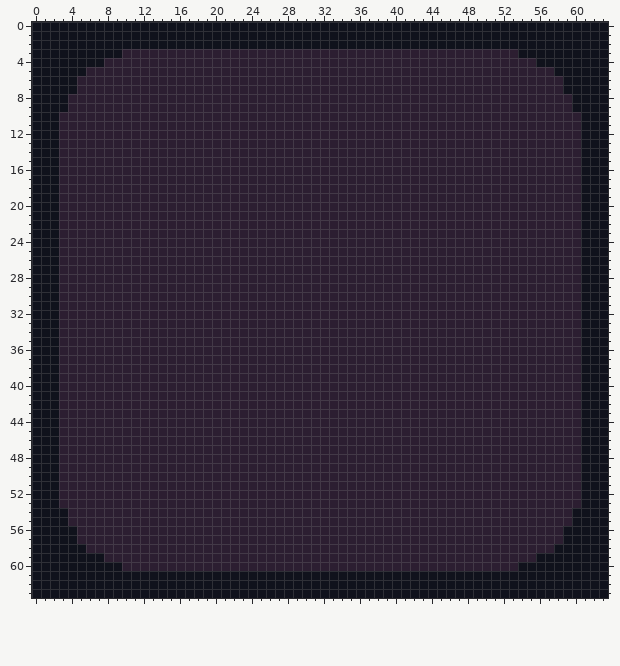
File history of a pixel-art file, AsepriteSourceFiles/VolcanoWall.aseprite. The picture above is the old version.
64x64 pixels, 1 frame.
Now the later version:
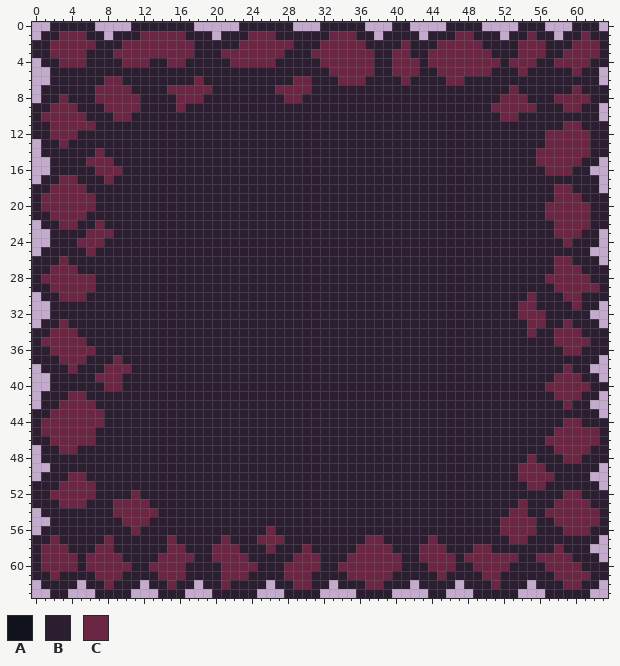
Palette (. is transparent): A #10121c  B #2c1e31  C #6b2643
What changed:
Changed rows in their new state; - is an unchanged pixel.
first column x 0:
 0 ..BBBBB....BBBBBBB.....BBBBBB...BBBBB...BB....BBBB....BBB...BBB.
 1 .BBCCCBB.BBBCCCCCBBB.BBBCCCBBBBBBCCCBB.BBBB.BBBCCBBB.BBCBB.BBCBB
 2 BBCCCCCBBBCCCCCCCCBBBBBCCCCCCBBBCCCCCBBBBCBBBCCCCCBBBBCCCBBBCCCB
 3 BBCCCCBBBCCCCCCCCC---CCCCCCC---CCCCCCC--CC--CCCCCCC---CCCBBCCCCB
 4 .BBCCCBB--CCC--CC-----CCCCC-----CCCCCC--CCC-CCCCCCCC-CCCBBCCCCBB
 5 ..BBBB---------------------------CCCCC--CCC--CCCCCC---C---BBCBB.
 6 ..BBB---CC--------C----------CC---CCC----C----CC-----------BBBB.
 7 .BBBB--CCCC----CCCCC-------CCCC----------------------C-----BCBBB
 8 .BBC---CCCCC----CCC---------CC----------------------CCC---CCCCBB
 9 BBCCC---CCCC----C----------------------------------CCCCC---CCBB.
10 BCCCCC---CC-----------------------------------------CC-------BB.
11 BBCCCCC----------------------------------------------------CCBBB
12 BBCCC----------------------------------------------------CCCCCBB
13 .BBC-----------------------------------------------------CCCCCBB
14 .BB----C------------------------------------------------CCCCCCBB
15 ..B---CCC-----------------------------------------------CCCCCBB.
16 ..B----CCC-----------------------------------------------CCC-B..
17 .BBCC---C----------------------------------------------------BB.
18 BBCCCC----------------------------------------------------CC-BB.
19 BCCCCCC---------------------------------------------------CCCBBB
20 BCCCCCC--------------------------------------------------CCCCCBB
21 BBCCCC---------------------------------------------------CCCCCBB
22 .BBCC--C--------------------------------------------------CCCCBB
23 ..B---CCC-------------------------------------------------CCCBB.
24 ..B--CCC---------------------------------------------------C-BB.
25 .BB---C------------------------------------------------------B..
26 BBBC------------------------------------------------------CC-BB.
27 BBCCC-----------------------------------------------------CCCBBB
28 BCCCCCC--------------------------------------------------CCCCCBB
29 BBCCCCC---------------------------------------------------CCCCCB
30 .BBCCC-------------------------------------------------C---CCBBB
31 ..B---------------------------------------------------CC----CBB.
32 ..B---------------------------------------------------CCC----B..
33 .BBC---------------------------------------------------CC--C-BB.
34 BBCCC--------------------------------------------------C--CCCBBB
35 BCCCCC----------------------------------------------------CCCCBB
36 BBCCCCC----------------------------------------------------CCBBB
37 BBBCCC---C---------------------------------------------------BB.
38 .BB-C---CCC------------------------------------------------C-B..
39 ..B----CCC------------------------------------------------CCCBB.
40 ..B-----CC-----------------------------------------------CCCCCBB
41 .BB-CC----------------------------------------------------CCCBB.
42 .BBCCCC----------------------------------------------------C-B..
43 BBCCCCCC-----------------------------------------------------BB.
44 BCCCCCCC---------------------------------------------------CCBBB
45 BCCCCCC---------------------------------------------------CCCCCB
46 BBCCCCC--------------------------------------------------CCCCCCB
47 .BBCC-----------------------------------------------------CCCCBB
48 .BB----------------------------------------------------C---CCBBB
49 ..B---------------------------------------------------CCC----BB.
50 .BB-CC------------------------------------------------CCCC---B..
51 BBBCCCC------------------------------------------------CC----BB.
52 BBCCCCC----C-----------------------------------------------CCBBB
53 BBBCCC---CCCC-----------------------------------------C---CCCCBB
54 .BBB-----CCCCC---------------------------------------CC--CCCCCCB
55 ..BB------CCC---------------------------------------CCCC--CCCCCB
56 .BBBB------C--------------C-------------------------CCCC---CCCBB
57 BBCBB---C------C-----C---CCC---------CC-----C--------CC----BBBB.
58 BCCCBB-CC------CC---CCC---C---C-----CCCC---CCC---CC-------CBBB..
59 BCCCCBCCCC----CCCC--CCCC-----CCC---CCCCCC--CCCC-CCCCCC--CCCCBBB.
60 BCCCCBCCCCC--CCCC----CCCC---CCCC--CCCCCCC---CCC--CCCC-BBBCCCCBBB
61 BBCBBBBCCCBBBBCCCBBBBCCCBBBBCCCBBBBCCCCCBBBBBCBBBBCCBBBBBBCCCCBB
62 .BBBB.BBCBBB.BBCBB.BBCBBBB.BBCCBB.BBBCCBBB.BBBB.BBBCBBB.BBBCCBB.
63 ..BB...BBBB...BBB...BBBBB...BBBB....BBBB....BB...BBBBB...BBBBB..
